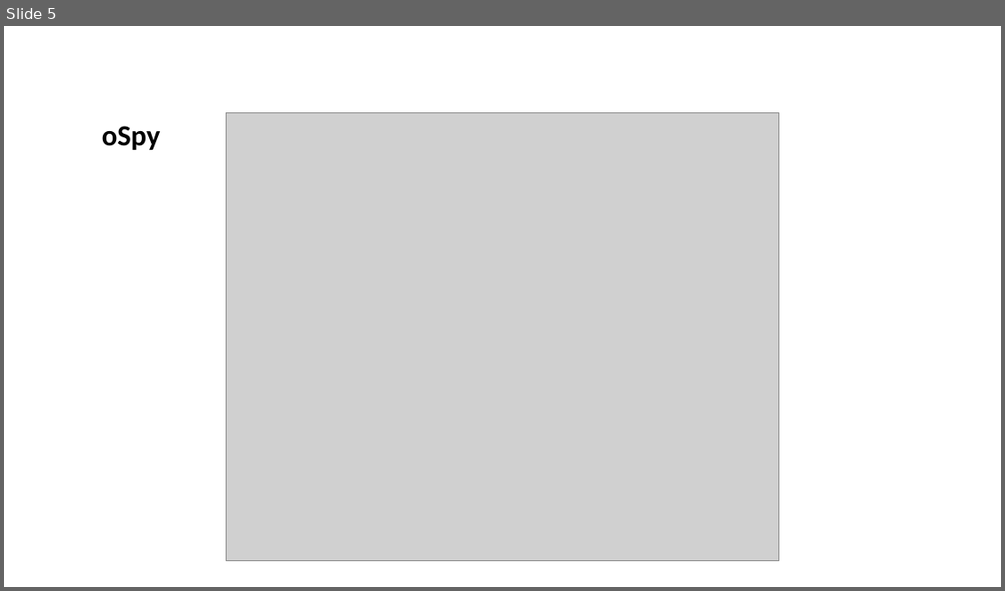
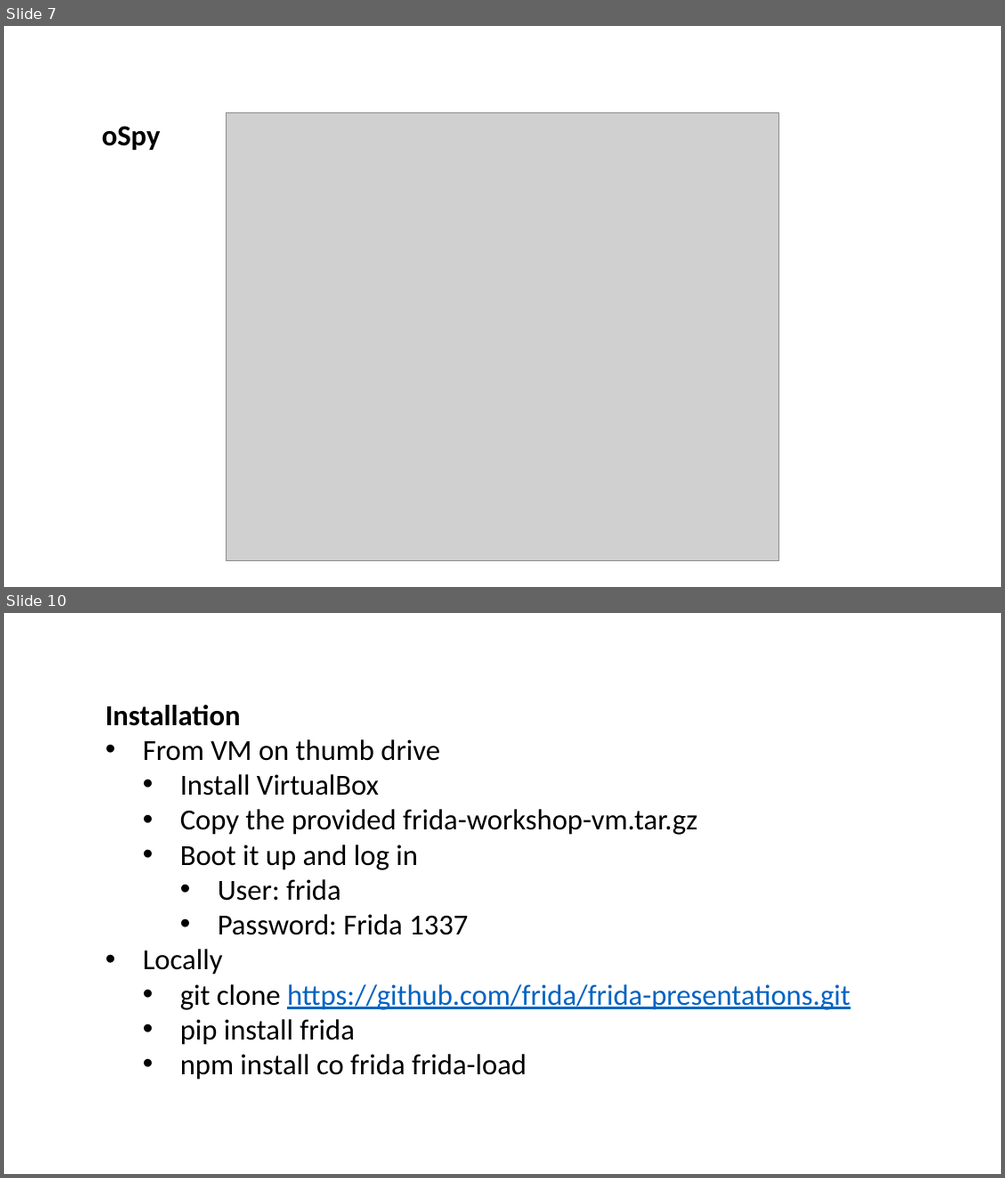
Before and after one commit to frida/frida-presentations, a slide deck: NcN2015/Cross-platform reversing with Frida.pptx. Shown one above the other, each under a label of ours: slide 5 before the commit, slides 7 and 10 after it; the slides between them are not shown. The pictures are 1005x591 and 1005x1178 pixels, drawn with LibreOffice and Linux fonts; fonts in the diff are those of the drawing; grey boxes stand for pictures. Boxes give left, top, right and bottom in pixels: in the first picture for what was removed or moved away, otherwise in the second. Text is boxed around its words. In the diff, an @@ line names an element or a change of style, - is before the commit and + after.

```diff
--- a/NcN2015/Cross-platform reversing with Frida.pptx
+++ b/NcN2015/Cross-platform reversing with Frida.pptx
@@ slide 10 added at <box>4,613,1001,1174</box>, background #FFFFFF @@
@@ text added at <box>105,705,850,1079</box>, 28 pt, text #000000 @@
+Installation
+• From VM on thumb drive
+  • Install VirtualBox
+  • Copy the provided frida-workshop-vm.tar.gz
+  • Boot it up and log in
+    • User: frida
+    • Password: Frida 1337
+• Locally
+  • git clone https://github.com/frida/frida-presentations.git
+  • pip install frida
+  • npm install co frida frida-load
@@ what was slide 5 is now slide 7 @@
```
Also in this commit, not shown: 3 slides changed, 5 other slides added.
